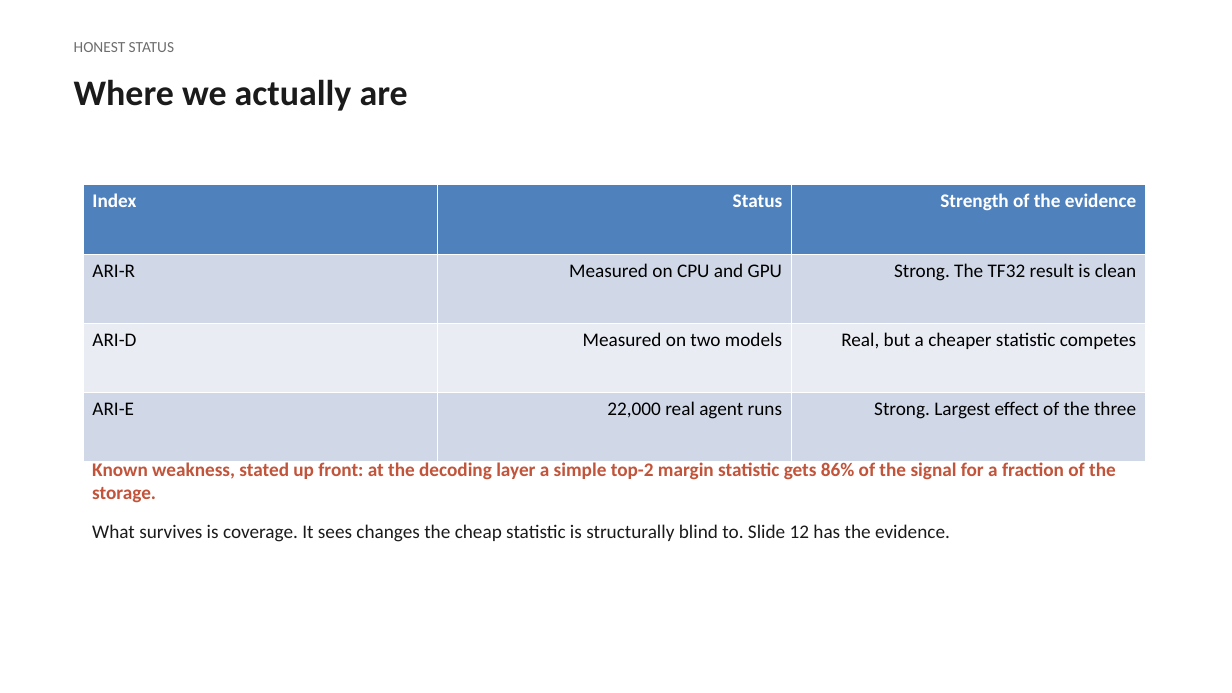
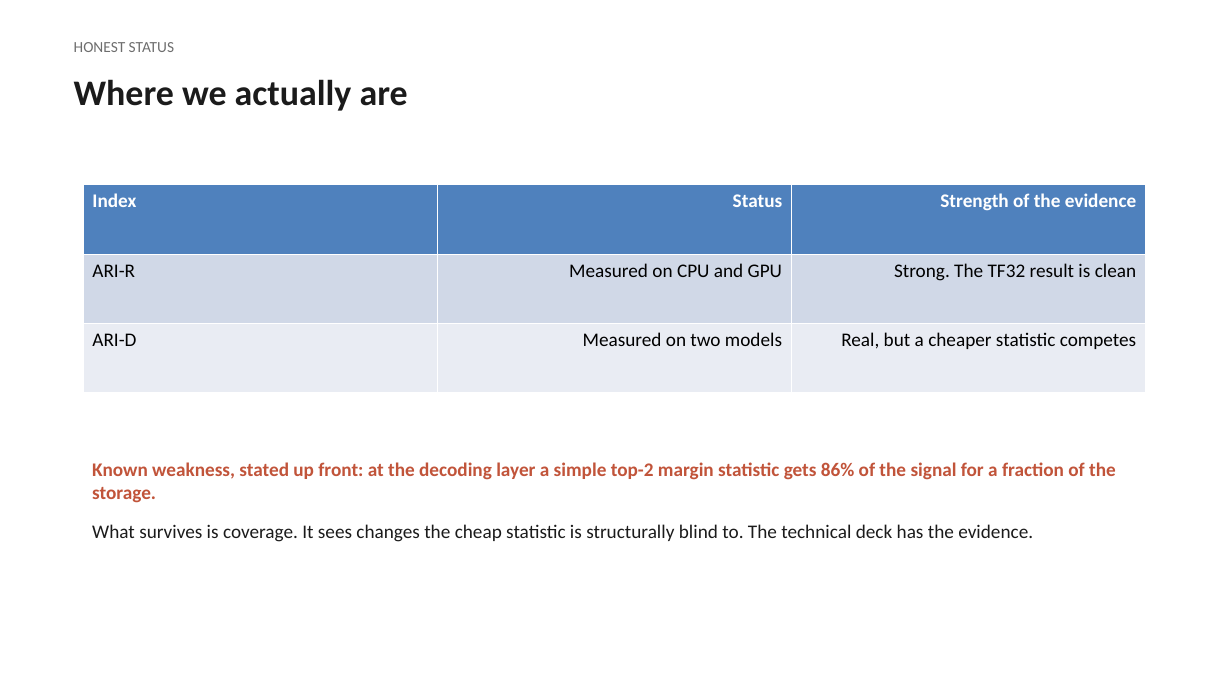
Before and after one commit to The-SEMQ-Group/semq-ari-benchmark, a slide deck: slide 7 of docs/deck/ari-overview.pptx (slide 9 before the commit). Drawn at 1232x693 pixels with LibreOffice and Linux fonts; fonts in the diff are those of the drawing. Boxes give left, top, right and bottom in pixels: in the first picture for what was removed or moved away, otherwise in the second. Text is boxed around its words. In the diff, an @@ line names an element or a change of style, - is before the commit and + after.

```diff
--- a/docs/deck/ari-overview.pptx
+++ b/docs/deck/ari-overview.pptx
@@ table at [83,185,1145,393] @@
-row 4: ARI-E | 22,000 real agent runs | Strong. Largest effect of the three
@@ text at [92,524,1033,542]: text changed @@
-What survives is coverage. It sees changes the cheap statistic is structurally blind to. Slide 12 has the evidence.
+What survives is coverage. It sees changes the cheap statistic is structurally blind to. The technical deck has the evidence.
```
Also in this commit, not shown: 3 other slides changed, 2 slides removed, 29 other files.
